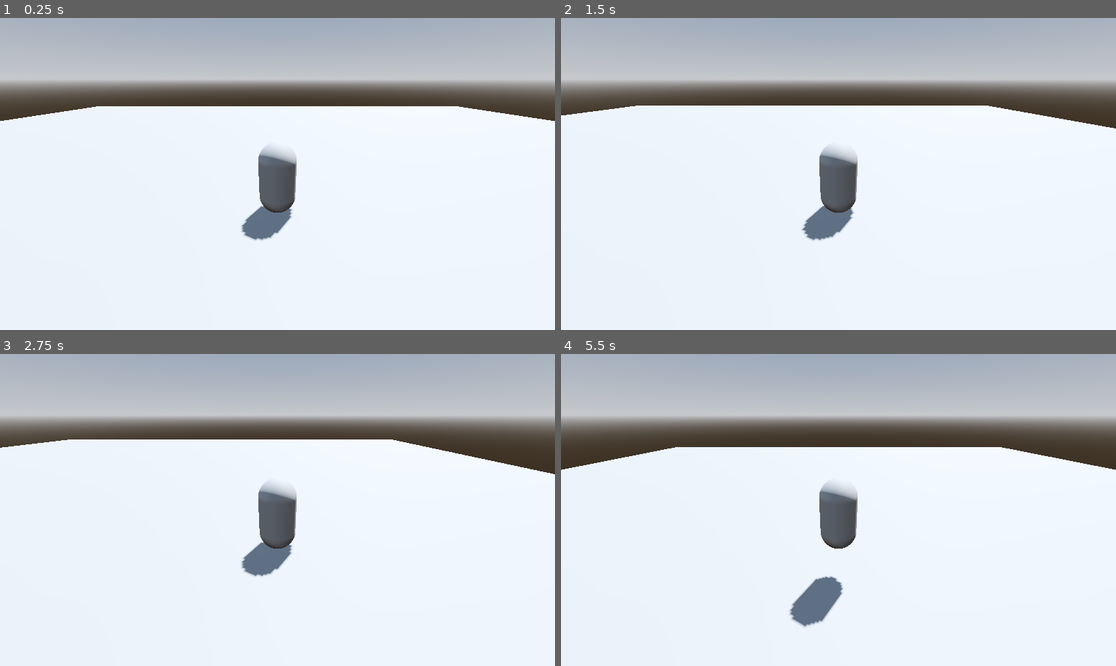
Above: before the commit, frames 1-4 (two rows, left to right).
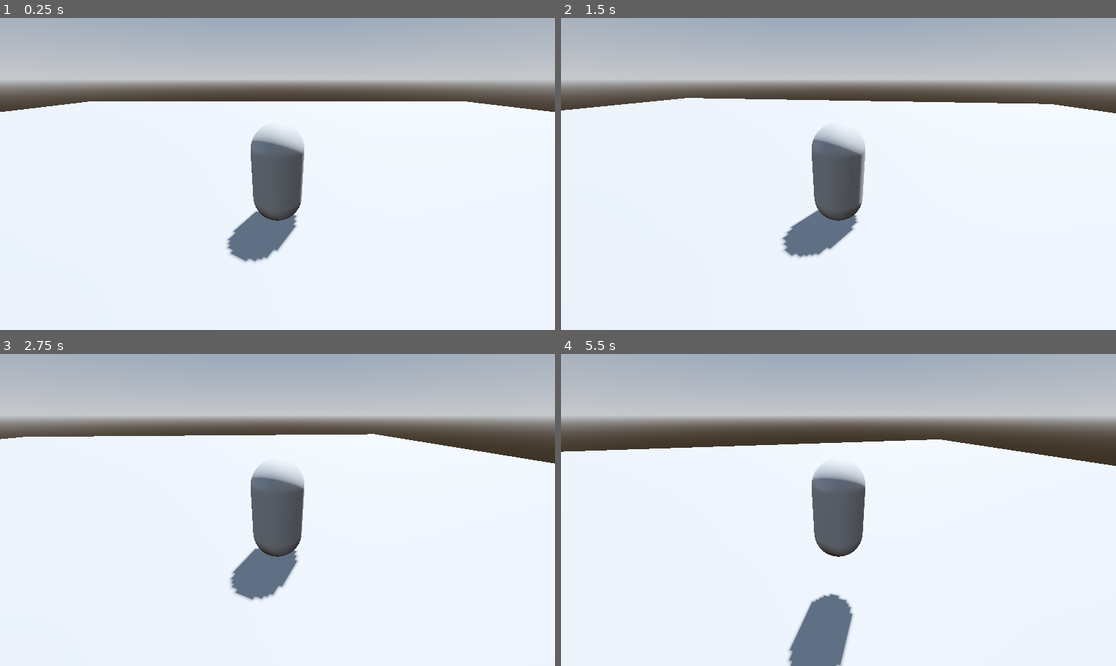
Above: after the commit, the same moments.

Repository: Esternit/3D-RPG
Game: Godot game, scene res://Levels/level.tscn
Two runs of this game, one before a commit and one after it. Both use one fixed random seed, a clock stepped at 60 frames per second and the inputs below.
Inputs (mouse positions are in pixels of both pictures, inside the frame that each line leads up to):
- Up to frame 1 (0.25 s): no input
- Up to frame 2 (1.5 s): tap Enter (ui_accept) at 0.5, 0.6, 0.77, 1.07, 1.35 s; move the mouse to (960, 158) at 0.52 s; hold D (move_right) 0.53-1.28 s; move the mouse to (727, 189) at 1.27 s; hold S (move_back) from 1.28 s (still down)
- Up to frame 3 (2.75 s): tap Enter (ui_accept) at 1.52, 1.82, 2.1 s; move the mouse to (333, 441) at 2.02 s; release S (move_back) at 2.03 s; hold D (move_right) from 2.03 s (still down)
- Up to frame 4 (5.5 s): move the mouse to (810, 572) at 2.77 s; release D (move_right) at 2.78 s; hold W (move_forward) 2.78-3.53 s; tap Enter (ui_accept) at 2.85, 3.02, 3.32, 3.6, 3.77, 4.07, 4.35, 4.52, 4.82, 5.1 s; move the mouse to (1005, 556) at 3.52 s; hold A (move_left) 3.53-5.03 s; tap Escape (ui_cancel) at 4.15 s; move the mouse to (672, 463) at 4.27 s; move the mouse to (866, 510) at 5.02 s; hold S (move_back) from 5.03 s (still down)

The runs differ from the first frame. In frame 1, 4.2% of the frame differs, in the area x 0-100%, y 26-79%; in frame 2, 4.3%; in frame 3, 4.1%; in frame 4, 5.1%, in the area x 0-100%, y 27-100%.

Commit message:
+ camera movement

Diff:
--- /dev/null
+++ b/Player/player.gd
@@ -0,0 +1,50 @@
+extends CharacterBody3D
+
+
+const SPEED = 5.0
+const JUMP_VELOCITY = 4.5
+
+# Get the gravity from the project settings to be synced with RigidBody nodes.
+var gravity = ProjectSettings.get_setting("physics/3d/default_gravity")
+#Stores X/Y direction the player is trying to look in
+var _look = Vector2.ZERO
+
+@export var mouse_sensitivity = 0.00075
+
+func _ready():
+	Input.mouse_mode = Input.MOUSE_MODE_CAPTURED
+
+func _physics_process(delta):
+	frame_camera_rotation()
+	# Add the gravity.
+	if not is_on_floor():
+		velocity.y -= gravity * delta
+
+	# Handle jump.
+	if Input.is_action_just_pressed("ui_accept") and is_on_floor():
+		velocity.y = JUMP_VELOCITY
+
+	# Get the input direction and handle the movement/deceleration.
+	# As good practice, you should replace UI actions with custom gameplay actions.
+	var input_dir = Input.get_vector("move_left", "move_right", "move_forward", "move_back")
+	var direction = (transform.basis * Vector3(input_dir.x, 0, input_dir.y)).normalized()
+	if direction:
+		velocity.x = direction.x * SPEED
+		velocity.z = direction.z * SPEED
+	else:
+		velocity.x = move_toward(velocity.x, 0, SPEED)
+		velocity.z = move_toward(velocity.z, 0, SPEED)
+
+	move_and_slide()
+
+func _unhandled_input(event: InputEvent):
+	if event.is_action_pressed("ui_cancel"):
+		Input.mouse_mode = Input.MOUSE_MODE_VISIBLE
+	if Input.mouse_mode == Input.MOUSE_MODE_CAPTURED:
+		if event is InputEventMouseMotion:
+			_look = -event.relative * mouse_sensitivity
+			print(_look)
+
+func frame_camera_rotation():
+	$SpringArm3D.rotate_y(_look.x)
+	_look = Vector2.ZERO
--- a/Player/player.tscn
+++ b/Player/player.tscn
@@ -1,38 +1,6 @@
 [gd_scene load_steps=5 format=3 uid="uid://bcvibqcskau4i"]
 
-[sub_resource type="GDScript" id="GDScript_jxivo"]
-script/source = "extends CharacterBody3D
-
-
-const SPEED = 5.0
-const JUMP_VELOCITY = 4.5
-
-# Get the gravity from the project settings to be synced with RigidBody nodes.
-var gravity = ProjectSettings.get_setting(\"physics/3d/default_gravity\")
-
-
-func _physics_process(delta):
-	# Add the gravity.
-	if not is_on_floor():
-		velocity.y -= gravity * delta
-
-	# Handle jump.
-	if Input.is_action_just_pressed(\"ui_accept\") and is_on_floor():
-		velocity.y = JUMP_VELOCITY
-
-	# Get the input direction and handle the movement/deceleration.
-	# As good practice, you should replace UI actions with custom gameplay actions.
-	var input_dir = Input.get_vector(\"move_left\", \"move_right\", \"move_forward\", \"move_back\")
-	var direction = (transform.basis * Vector3(input_dir.x, 0, input_dir.y)).normalized()
-	if direction:
-		velocity.x = direction.x * SPEED
-		velocity.z = direction.z * SPEED
-	else:
-		velocity.x = move_toward(velocity.x, 0, SPEED)
-		velocity.z = move_toward(velocity.z, 0, SPEED)
-
-	move_and_slide()
-"
+[ext_resource type="Script" path="res://Player/player.gd" id="1_0nuts"]
 
 [sub_resource type="CapsuleShape3D" id="CapsuleShape3D_vq3gg"]
 
@@ -41,7 +9,7 @@
 [sub_resource type="SeparationRayShape3D" id="SeparationRayShape3D_53ral"]
 
 [node name="Player" type="CharacterBody3D"]
-script = SubResource("GDScript_jxivo")
+script = ExtResource("1_0nuts")
 
 [node name="CollisionShape3D" type="CollisionShape3D" parent="."]
 shape = SubResource("CapsuleShape3D_vq3gg")
@@ -50,8 +18,8 @@
 mesh = SubResource("CapsuleMesh_6ugdm")
 
 [node name="SpringArm3D" type="SpringArm3D" parent="."]
-transform = Transform3D(1, 0, 0, 0, 0.906308, 0.422618, 0, -0.422618, 0.906308, 0, 2, 4)
+transform = Transform3D(1, 0, 0, 0, 0.906308, 0.422618, 0, -0.422618, 0.906308, 0, 0, 0)
 shape = SubResource("SeparationRayShape3D_53ral")
+spring_length = 4.0
 
 [node name="Camera3D" type="Camera3D" parent="SpringArm3D"]
-transform = Transform3D(1, 0, 0, 0, 1, 0, 0, 0, 1, 0, 0, 0)
